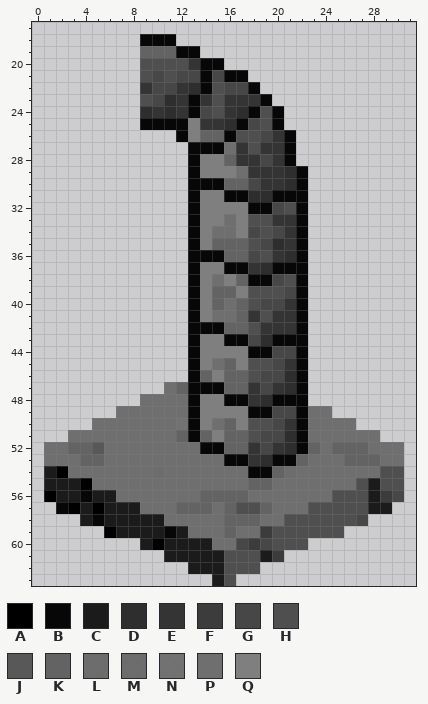
Pixel-art sprite, stored at robbot-art/door_open_v_r.png. This is how it looked before the edit.
The file is 64x128 pixels, drawn in blocks of 2x2; one block is one cell here. Colours within 5 levels of each other are drawn and written as one. Shown: x 0..31, y 17..63.
Palette (. is transparent): A #000000  B #070707  C #1b1b1b  D #2f2e2e  E #343434  F #3c3c3c  G #474747  H #4f4f4f  J #585858  K #636363  L #656565ec  M #686868f2  N #6e6e6ef5  P #6f6f6f  Q #7f7f7f
Pixels before, first column x 1:
18 ........BBB...................
19 ........KKKBB.................
20 ........HHHHEBB...............
21 ........HGHGGBGBB.............
22 ........EGGEDBHGGB............
23 ........HGDEBEHEEEB...........
24 ........DEDEBGHEDBHB..........
25 ........BBBBQEEDBGHB..........
26 ...........BQKKBHHGEB.........
27 ............BBBPEHEEB.........
28 ............BQQKEEGEB.........
29 ............BQQQPEEEDB........
30 ............BBBKKGEEDB........
31 ............BQQBBDDBBB........
32 ............BQQQQBBGHB........
33 ............BQQPQHHEEB........
34 ............BQPPQGHGEB........
35 ............BQKKKHGDEB........
36 ............BBBKKGHEDB........
37 ............BQQBBEDBBB........
38 ............BQPQKBBGHB........
39 ............BQKKQHHHGB........
40 ............BQKPKHGGEB........
41 ............BQPPKEHEEB........
42 ............BBBKKHEEEB........
43 ............BQQBBGDBBB........
44 ............BQQQQBBGGB........
45 ............BQPKQHHGEB........
46 ............BKQKKHGGDB........
47 ..........PKBBBKKEGEDB........
48 ........PPPPBQQBBEDBBB........
49 ......PPPPPPBQQQQBBGGBPP......
50 ....PPPPPPPNBQPKQHHGEBPPPP....
51 ..PPPPPPPPPKBKQKKHGGDBPPPPPP..
52 PPKKJPPPPPPPPBBKKEGEDBKPKKKPPP
53 PPPKKPPPPPPPPPPBBEDBBKPPPKKKPP
54 CAPPPPPPPMPPPPPPPBBKLPPPPPPPHH
55 CCCAPPPPPPPPPPPPPKKPPPPPPPHCHH
56 ACCBCCPPPPPPPKKKKPPPPPPPHHHCFG
57 .BACACCCPPPKKKPKHHKPPPHHHHHCC.
58 ...CBCCCCCPPPPPKKKPPHHHHHHG...
59 .....ACCCCBCPPPKPPFHHHHHH.....
60 ........CACCCCPPGFGHHH........
61 ..........CCCCCHHHCF..........
62 ............CCCHHH............
63 ..............CH..............
And afterwards:
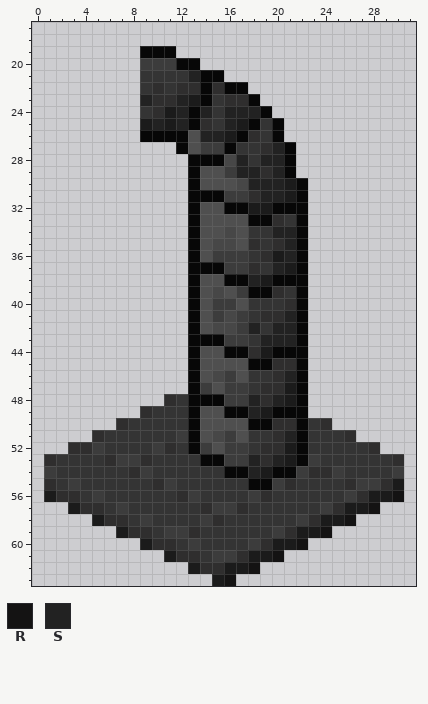
Colours new in this view: R #141313  S #222222
The exact change:
Changed rows in their new state; - is an unchanged pixel.
first column x 1:
18 --------...-------------------
19 --------BBB..-----------------
20 --------FFFBB..---------------
21 --------EEEES-B..-------------
22 ---------DED--DBB.------------
23 --------SD-SCBEDDB.-----------
24 --------EDCS-SESSSB.----------
25 --------CSCSBD-SCBE-----------
26 --------BBB-HSSCBDEB.---------
27 -----------BHFFB-EDS----------
28 -------------BBGS-SS----------
29 -------------HHFSSDSB.--------
30 -------------HHHGSSSC---------
31 -------------BBFF-SSC---------
32 -------------HHBBCCBB---------
33 -------------HHHHBBD----------
34 -------------HHGHEESS---------
35 -------------HGGHDE-S---------
36 -------------HFFFEDCS---------
37 -------------BBFFDESC---------
38 -------------HHBBSCBB---------
39 -------------HGHFBBDE---------
40 -------------HFFHEEED---------
41 -------------HFGF-DDS---------
42 -------------HGGFS-SS---------
43 -------------BBFFESSS---------
44 -------------HHBBDCBB---------
45 -------------HHHHBBDD---------
46 -------------HGFHEEDS---------
47 ----------..-FHFF-DDC---------
48 --------..DE-BBFFS-SC---------
49 ------..DEEE-HHBBSCBB-..------
50 ----..DEEEEE-HHHHBBDD-ED..----
51 --..DEEEEEEF-HGFHEEDS-EEED..--
52 ..DDFEEEEFDEBFHFF-DDC-EEEEED..
53 DEEEEDFFDEEEEBBFFS-SCBFEEEEEED
54 FEEEEEEDFEEEEEEBBSCBBFDDFEEEEF
55 DEFEEEEEEDFEEEEEEBBFDEEEEDFFDC
56 CDDEFEEEEEEDFEEEEFDEEEEEEFD-CR
57 -.CDDEFEEEEEEDFFDEEEEEEFDCCR.-
58 ---.CDDEFEEEEFDEEEEEEFDCCR.---
59 -----.-DDEFFDEEEEEEFDCCR.-----
60 ---------DDEFEEEE-DCCR--------
61 -----------DDEFFDC-R----------
62 -------------DDCCR------------
63 ---------------R--------------
Changed places in both pictures, as pixel boxes (x1, y1, x2, y2):
changed: (44, 34, 404, 586)
